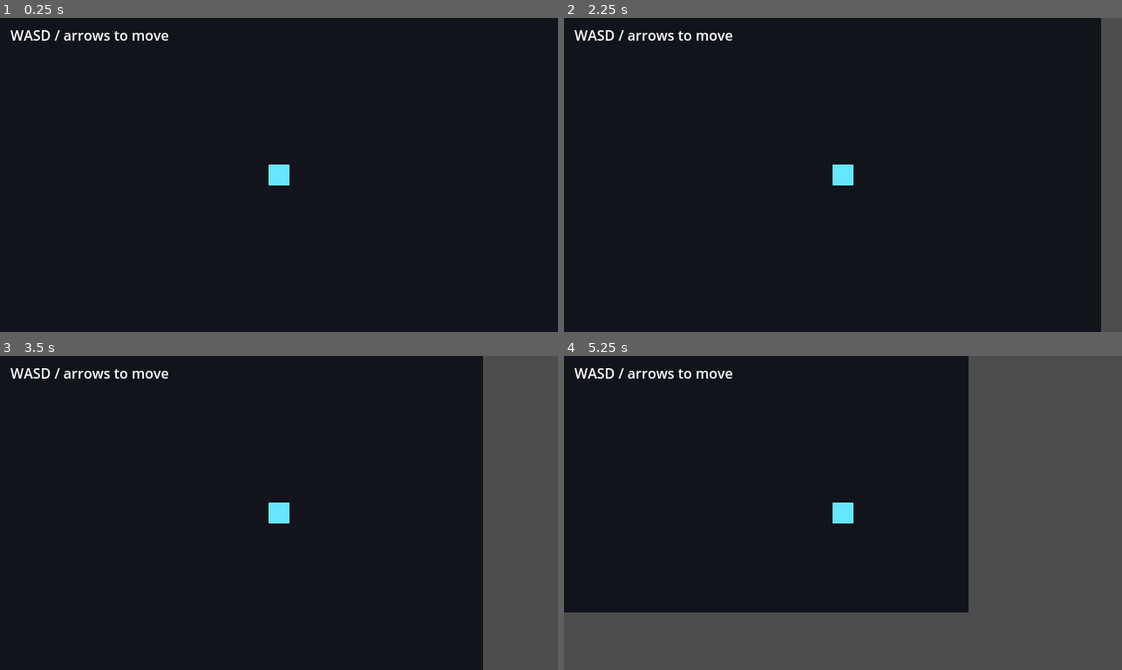
Above: before the commit, frames 1-4 (two rows, left to right).
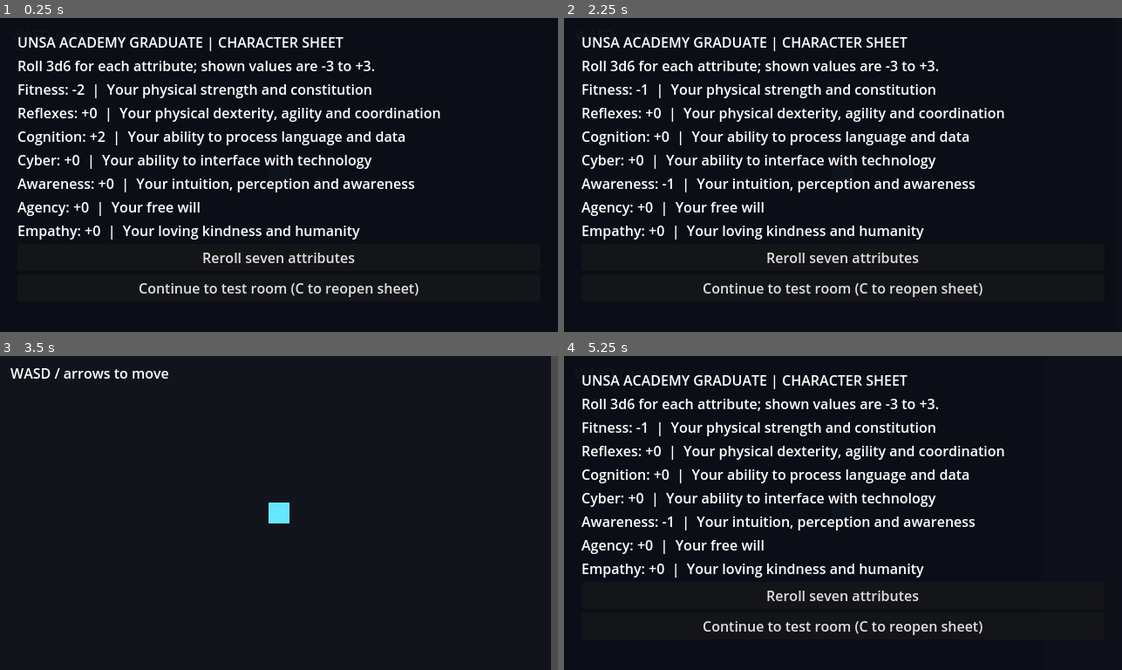
Above: after the commit, the same moments.

Repository: TomiToivio/NooPunk
Game: Godot game, scene res://main.tscn
Same seed, same stepped clock (60 frames per second), same inputs: the game is played once before the commit and once after it.
Inputs (mouse positions are in pixels of both pictures, inside the frame that each line leads up to):
- Up to frame 1 (0.25 s): no input
- Up to frame 2 (2.25 s): click (843, 256) at 0.5 s, where only the run after the commit has a clickable "Reroll seven attributes"; click (843, 288) at 1.25 s, where only the run after the commit has a clickable "Continue to test room (C to r…"; tap Enter at 2 s; hold D from 2.03 s (still down); tap C at 2.1 s
- Up to frame 3 (3.5 s): release D at 2.75 s; click (279, 626) at 2.75 s, where only the run after the commit has a clickable "Continue to test room (C to r…"
- Up to frame 4 (5.25 s): tap Space at 3.5 s; hold S 3.53-4.28 s; tap C at 3.6, 4.35, 5.1 s; hold D 4.28-5.03 s; hold W from 5.03 s (still down)

The runs differ from the first frame. In frame 1, 9.8% of the frame differs, in the area x 1-79%, y 3-89%; in frame 2, 14%; in frame 3, 12%; in frame 4, 50%, in the area x 0-100%, y 0-100%.

Commit message:
feat(835): UNSA rookie seven-attribute character sheet and Godot roll (#837)
* feat(835): UNSA rookie character attributes

* feat(835): UNSA rookie character attributes

* feat(835): UNSA rookie character attributes

* feat(835): UNSA rookie character attributes

* feat(835): hook sheet into walking scene

* docs(835): canonical paths and smoke instructions

* fix(835): size character sheet after parenting

Diff:
--- /dev/null
+++ b/noopunk/game/attributes.gd
@@ -0,0 +1,39 @@
+extends RefCounted
+## Canonical character creation data for NoöPunk #835; see rulebook Characters.
+const NAMES: Array[String] = ["Fitness", "Reflexes", "Cognition", "Cyber", "Awareness", "Agency", "Empathy"]
+const DEFINITIONS: Array[String] = [
+	"Your physical strength and constitution",
+	"Your physical dexterity, agility and coordination",
+	"Your ability to process language and data",
+	"Your ability to interface with technology",
+	"Your intuition, perception and awareness",
+	"Your free will",
+	"Your loving kindness and humanity",
+]
+const DIFFICULTIES: Dictionary = {6: "Easiest", 8: "Easier", 10: "Easy", 12: "Average", 14: "Hard", 16: "Harder", 18: "Hardest"}
+
+static func modifier(total: int) -> int:
+	assert(total >= 3 and total <= 18, "3d6 total must be within 3..18")
+	if total <= 4:
+		return -3
+	if total <= 6:
+		return -2
+	if total <= 8:
+		return -1
+	if total <= 12:
+		return 0
+	if total <= 14:
+		return 1
+	if total <= 16:
+		return 2
+	return 3
+
+static func roll_character(rng: RandomNumberGenerator) -> Dictionary:
+	var values := {}
+	for name in NAMES:
+		var total := rng.randi_range(1, 6) + rng.randi_range(1, 6) + rng.randi_range(1, 6)
+		values[name] = modifier(total)
+	return values
+
+static func display_value(value: int) -> String:
+	return "%+d" % value
--- /dev/null
+++ b/noopunk/game/character_sheet.gd
@@ -0,0 +1,70 @@
+extends Node2D
+## One minimal character sheet over the existing walking scene.
+const Attributes = preload("res://attributes.gd")
+var rng := RandomNumberGenerator.new()
+var values: Dictionary = {}
+var overlay: ColorRect
+var entries: VBoxContainer
+var sheet_open := true
+
+func _ready() -> void:
+	rng.randomize()
+	_build_sheet()
+	roll_attributes()
+	show_sheet(true)
+
+func _unhandled_key_input(event: InputEvent) -> void:
+	if event is InputEventKey and event.pressed and not event.echo and event.keycode == KEY_C:
+		show_sheet(not sheet_open)
+		get_viewport().set_input_as_handled()
+
+func roll_attributes() -> void:
+	values = Attributes.roll_character(rng)
+	_refresh_sheet()
+
+func _refresh_sheet() -> void:
+	if entries == null:
+		return
+	for child in entries.get_children():
+		child.queue_free()
+	for i in range(Attributes.NAMES.size()):
+		var row := Label.new()
+		var name: String = Attributes.NAMES[i]
+		row.text = "%s: %s  |  %s" % [name, Attributes.display_value(values[name]), Attributes.DEFINITIONS[i]]
+		entries.add_child(row)
+
+func show_sheet(open: bool) -> void:
+	sheet_open = open
+	overlay.visible = open
+	$Player.set_physics_process(not open)
+
+func _build_sheet() -> void:
+	var layer := CanvasLayer.new()
+	layer.name = "CharacterSheetLayer"
+	layer.layer = 10
+	add_child(layer)
+	overlay = ColorRect.new()
+	overlay.name = "CharacterSheet"
+	overlay.color = Color(0.045, 0.055, 0.09, 0.97)
+	layer.add_child(overlay)
+	overlay.set_anchors_and_offsets_preset(Control.PRESET_FULL_RECT)
+	var column := VBoxContainer.new()
+	column.position = Vector2(20, 16)
+	column.custom_minimum_size = Vector2(600, 0)
+	overlay.add_child(column)
+	var title := Label.new()
+	title.text = "UNSA ACADEMY GRADUATE | CHARACTER SHEET"
+	column.add_child(title)
+	var info := Label.new()
+	info.text = "Roll 3d6 for each attribute; shown values are -3 to +3."
+	column.add_child(info)
+	entries = VBoxContainer.new()
+	column.add_child(entries)
+	var reroll := Button.new()
+	reroll.text = "Reroll seven attributes"
+	reroll.pressed.connect(roll_attributes)
+	column.add_child(reroll)
+	var continue_button := Button.new()
+	continue_button.text = "Continue to test room (C to reopen sheet)"
+	continue_button.pressed.connect(func() -> void: show_sheet(false))
+	column.add_child(continue_button)
--- a/noopunk/game/main.tscn
+++ b/noopunk/game/main.tscn
@@ -1,4 +1,6 @@
-[gd_scene load_steps=4 format=3]
+[gd_scene load_steps=5 format=3]
+
+[ext_resource type="Script" path="res://character_sheet.gd" id="2_sheet"]
 
 [ext_resource type="Script" path="res://player.gd" id="1_player"]
 
@@ -6,6 +8,7 @@
 size = Vector2(24, 24)
 
 [node name="Main" type="Node2D"]
+script = ExtResource("2_sheet")
 
 [node name="Floor" type="ColorRect" parent="."]
 offset_right = 640.0
--- /dev/null
+++ b/noopunk/game/tests/attributes_smoke.gd
@@ -0,0 +1,48 @@
+extends SceneTree
+const Attributes = preload("res://attributes.gd")
+var failures: Array[String] = []
+
+func check(ok: bool, description: String) -> void:
+	if not ok:
+		failures.append(description)
+
+func _initialize() -> void:
+	var totals := [3, 4, 5, 6, 7, 8, 9, 12, 13, 14, 15, 16, 17, 18]
+	var expected := [-3, -3, -2, -2, -1, -1, 0, 0, 1, 1, 2, 2, 3, 3]
+	for i in range(totals.size()):
+		check(Attributes.modifier(totals[i]) == expected[i], "incorrect boundary %d" % totals[i])
+	check(Attributes.NAMES.size() == 7, "must have exactly seven attributes")
+	check(Attributes.DEFINITIONS.size() == 7, "must have exactly seven definitions")
+	check(Attributes.DIFFICULTIES.size() == 7, "difficulty reference incomplete")
+	var rng := RandomNumberGenerator.new()
+	rng.seed = 835
+	var first: Dictionary = Attributes.roll_character(rng)
+	check(first.size() == 7, "roll must have seven values")
+	for value in first.values():
+		check(value >= -3 and value <= 3, "out of basic human range")
+	var second: Dictionary = Attributes.roll_character(rng)
+	check(second.size() == 7, "reroll must keep seven attributes")
+	var scene := load("res://main.tscn") as PackedScene
+	check(scene != null, "main scene load")
+	if scene != null:
+		var instance := scene.instantiate()
+		root.add_child(instance)
+		check(instance.has_method("roll_attributes"), "character creation not present")
+		check(instance.get_node_or_null("Player") != null, "movement player missing")
+		check(instance.get_node_or_null("CharacterSheetLayer/CharacterSheet") != null, "character sheet missing")
+		if instance.has_method("show_sheet"):
+			instance.show_sheet(false)
+			check(not instance.sheet_open, "continue does not close sheet")
+			var chosen: Dictionary = instance.values.duplicate()
+			instance.show_sheet(true)
+			instance.show_sheet(false)
+			check(instance.values == chosen, "attributes not retained through scene navigation")
+			instance.roll_attributes()
+			check(instance.values.size() == 7, "reroll lost attributes")
+	if failures.is_empty():
+		print("PASS: #835 seven attributes, conversions, reroll and scene")
+		quit(0)
+	else:
+		for failure in failures:
+			printerr("FAIL: " + failure)
+		quit(1)
Not shown, added: noopunk/START_HERE.md
Not shown, changed: noopunk/rulebook/RULEBOOK.md
